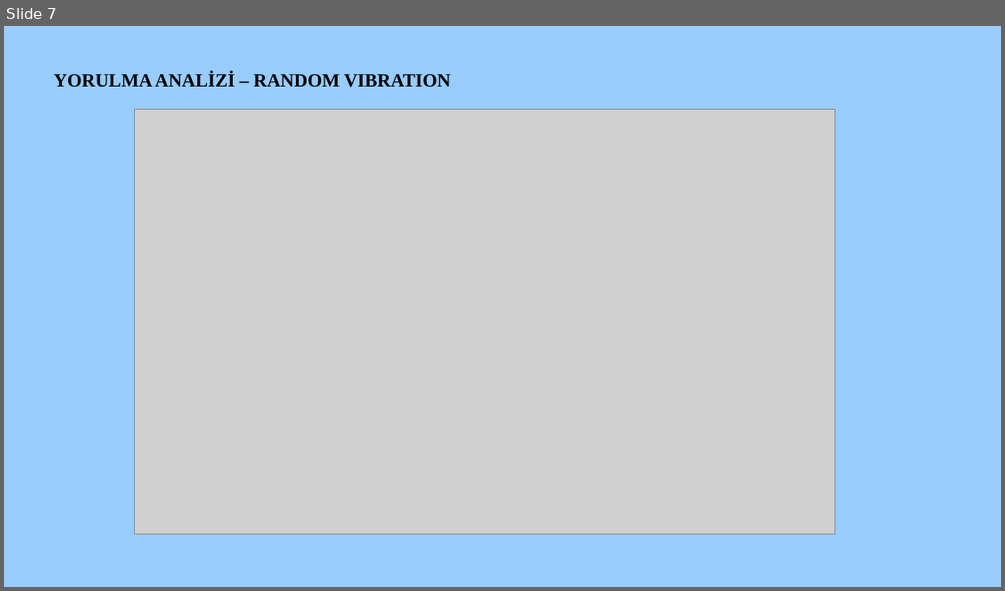
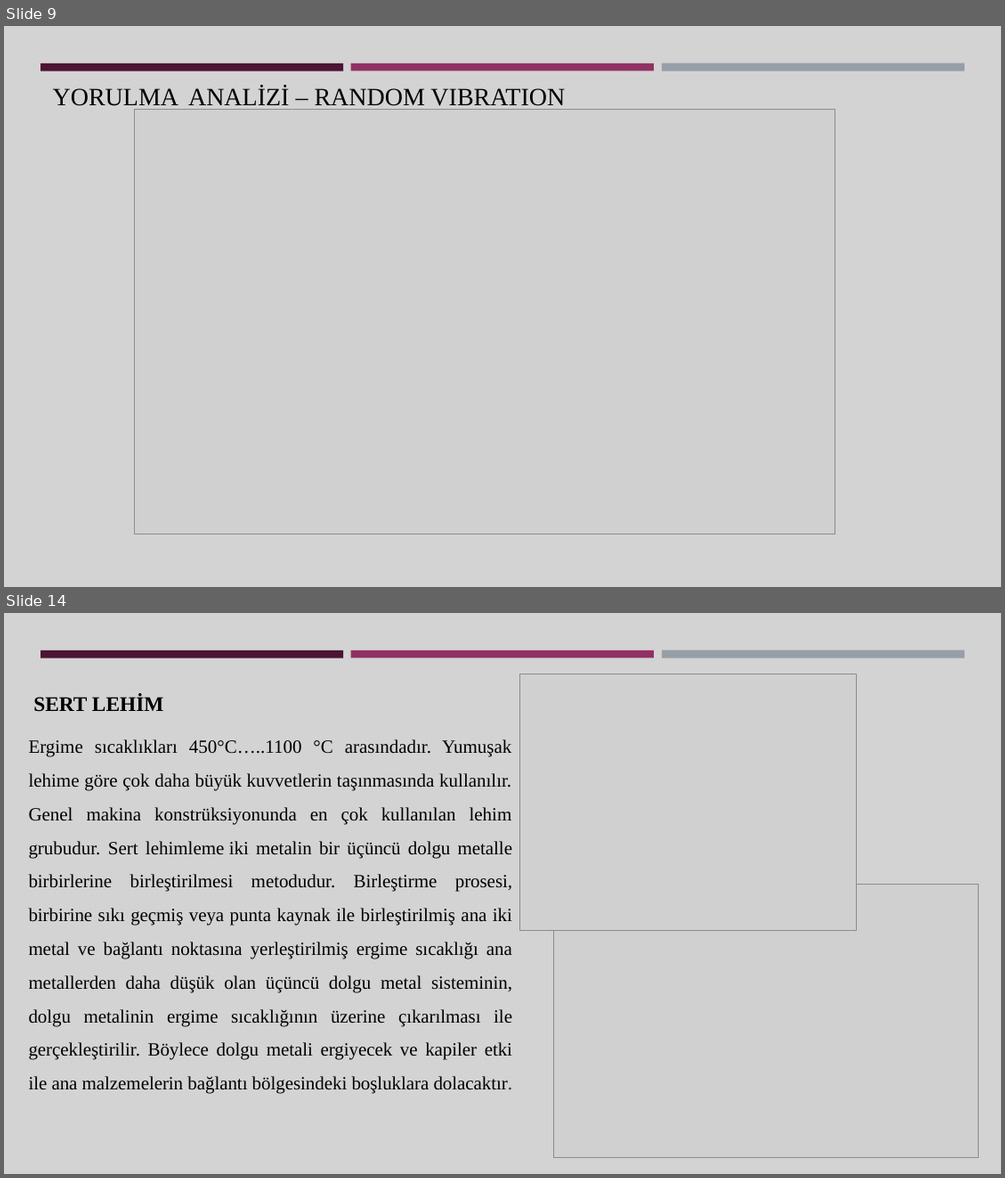
Before and after one commit to Gamze1304/black, a slide deck: Gamze Saçmaözü aselsan sunum.pptx. Shown one above the other, each under a label of ours: slide 7 before the commit, slides 9 and 14 after it; the slides between them are not shown. The pictures are 1005x591 and 1005x1178 pixels, drawn with LibreOffice and Linux fonts; fonts in the diff are those of the drawing; grey boxes stand for pictures. Boxes give left, top, right and bottom in pixels: in the first picture for what was removed or moved away, otherwise in the second. Text is boxed around its words. In the diff, an @@ line names an element or a change of style, - is before the commit and + after.

```diff
--- a/Gamze Saçmaözü aselsan sunum.pptx
+++ b/Gamze Saçmaözü aselsan sunum.pptx
@@ slide 14 added at (x1=4, y1=613, x2=1001, y2=1174), background #D3D3D3; not listed: 3 template elements that a slide beside it also shows @@
@@ picture added at (x1=520, y1=674, x2=857, y2=930) @@
@@ text added at (x1=29, y1=694, x2=513, y2=1094), 18 pt, text #000000 @@
+SERT LEHİM
+Ergime sıcaklıkları 450°C…..1100 °C arasındadır. Yumuşak lehime göre çok daha büyük kuvvetlerin taşınmasında kullanılır. Genel makina konstrüksiyonunda en çok kullanılan lehim grubudur. Sert lehimleme iki metalin bir üçüncü dolgu metalle birbirlerine birleştirilmesi metodudur. Birleştirme prosesi, birbirine sıkı geçmiş veya punta kaynak ile birleştirilmiş ana iki metal ve bağlantı noktasına yerleştirilmiş ergime sıcaklığı ana metallerden daha düşük olan üçüncü dolgu metal sisteminin, dolgu metalinin ergime sıcaklığının üzerine çıkarılması ile gerçekleştirilir. Böylece dolgu metali ergiyecek ve kapiler etki ile ana malzemelerin bağlantı bölgesindeki boşluklara dolacaktır.
@@ picture added at (x1=554, y1=884, x2=979, y2=1159) @@
@@ what was slide 7 is now slide 9 @@
@@ slide 9 changed as well @@
@@ background #99CCFF to #D3D3D3 @@
@@ rectangle added at (x1=40, y1=63, x2=343, y2=70), fill #4D1434 @@
@@ text "YORULMA ANALİZİ – RANDOM VIBRATION" moved from (x1=54, y1=71, x2=451, y2=87) to (x1=53, y1=86, x2=565, y2=110) @@
@@ text "YORULMA ANALİZİ – RANDOM VIBRATION" at (x1=53, y1=86, x2=565, y2=110): size 18 to 24 pt, bold off @@
@@ rectangle added at (x1=351, y1=63, x2=654, y2=70), fill #903163 @@
@@ rectangle added at (x1=662, y1=63, x2=964, y2=71), fill #969FA7 @@
```
Also in this commit, not shown: 6 other slides changed, 16 other slides added, 1 slide removed.
